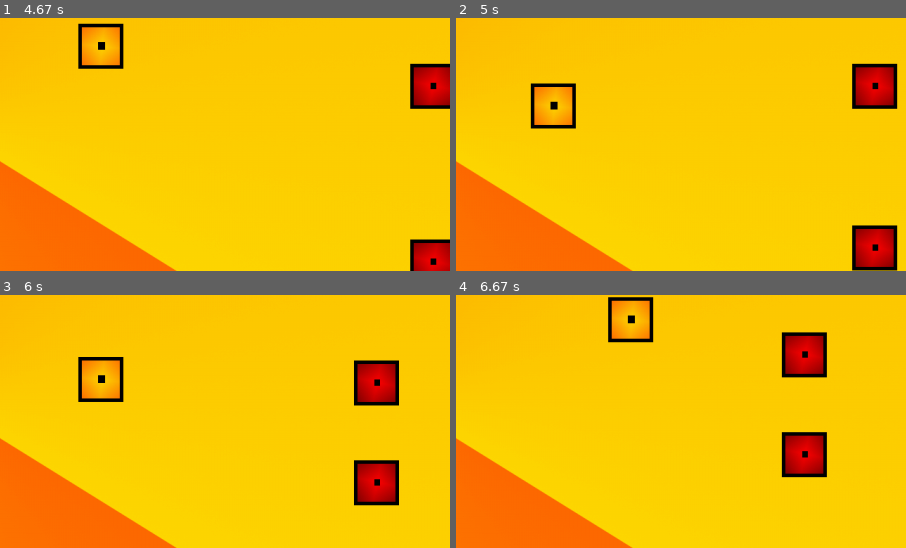
Above: before the commit, frames 1-4 (two rows, left to right).
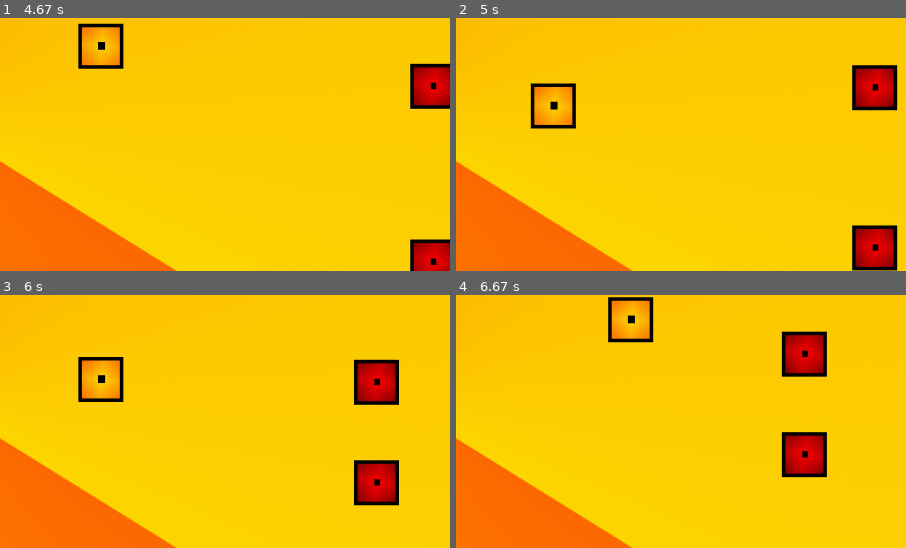
Above: after the commit, the same moments.

Repository: NastyaOu/simplepygame
Game: pygame game, started from game.py
The game is run twice, just before and just after one commit, with the same random seed, the same clock (stepped at 60 frames per second) and the same inputs.
Inputs:
- Up to frame 1 (4.67 s): hold W 0.33-0.8 s; hold Right 0.33-0.8 s; hold Right 0.83-1.3 s; hold W 1.33-1.63 s; hold Right 1.67-2.13 s; hold A 2.17-2.7 s; hold Down 2.73-3.03 s; hold A 3.07-3.47 s; hold Up 3.5-3.87 s; hold D 3.9-4.53 s; hold Down from 4.57 s (still down)
- Up to frame 2 (5 s): release Down at 4.93 s; hold A from 4.97 s (still down)
- Up to frame 3 (6 s): release A at 5.43 s; hold Right 5.47-5.93 s; hold W from 5.97 s (still down)
- Up to frame 4 (6.67 s): release W at 6.27 s; hold Right from 6.3 s (still down)
The pictures show only the part of the screen within x 25-75%, y 12-62%; the shares and areas given below are measured in that part.

Frame 1 is identical in both runs. In frame 2, 0.4% of the frame differs, in the area x 88-99%, y 17-37%; in frame 3, 0.2%; in frame 4, 0.2%.

Commit message:
разделение логики игрока и противника

Diff:
--- a/game.py
+++ b/game.py
@@ -4,14 +4,19 @@
 from pygame.locals import *
 
 
-class Person: #описание класса игрового объекта
-    def __init__(self, x, y, speed, image):
+class Person:  # описание класса игрового объекта
+    def __init__(self, x, y, speed):
         self.x = x
         self.y = y
         self.speed = speed
-        self.image = pygame.image.load(image)
 
-    def move(self): #метод преследования игрока
+
+class Enemy(Person):
+    def __init__(self, x, y, speed):
+        super().__init__(x, y, speed)
+        self.image = pygame.image.load('enemy.png')
+
+    def move(self):  # метод преследования игрока
         if self.x < player.x:
             self.x += self.speed
         elif self.x > player.x:
@@ -21,18 +26,35 @@
         elif self.y > player.y:
             self.y -= self.speed
 
-        #проверка окончания игры
+        # проверка окончания игры
         global gameovercheck
-        #проверка столкновения
+        # проверка столкновения
         if self.x <= player.x + 64 and self.x >= player.x and self.y >= player.y and self.y <= player.y + 64:
             gameovercheck = True
             screen.blit(gameover, (0, 0))
-        if self.x+64 <= player.x + 64 and self.x+64 >= player.x and self.y+64 >= player.y and self.y+64 <= player.y + 64:
+        if self.x + 64 <= player.x + 64 and self.x + 64 >= player.x and self.y + 64 >= player.y and self.y + 64 <= player.y + 64:
             gameovercheck = True
             screen.blit(gameover, (0, 0))
 
 
-pygame.init()   #инициализация игры, отрисовка окна
+class Player(Person):
+    def __init__(self, x, y, speed):
+        super().__init__(x, y, speed)
+        self.image = pygame.image.load('player.png')
+
+    def move(self):  # управление персонажем
+        keys_pressed = pygame.key.get_pressed()
+        if (keys_pressed[K_UP] or keys_pressed[K_w]) and self.y > 0:
+            self.y -= self.speed
+        if (keys_pressed[K_DOWN] or keys_pressed[K_s]) and self.y < 656:
+            self.y += self.speed
+        if (keys_pressed[K_RIGHT] or keys_pressed[K_d]) and self.x < 1216:
+            self.x += self.speed
+        if (keys_pressed[K_LEFT] or keys_pressed[K_a]) and self.x > 0:
+            self.x -= self.speed
+
+
+pygame.init()  # инициализация игры, отрисовка окна
 screen = pygame.display.set_mode((1280, 720), 0, 32)
 pygame.display.set_caption("First Python Game!")
 back = pygame.image.load('back.png')
@@ -40,20 +62,20 @@
 
 font = pygame.font.Font(None, 25)
 scorefont = pygame.font.Font(None, 60)
-score = 0   #количество очков
-gameovercheck = False #окончание игры
+score = 0  # количество очков
+gameovercheck = False  # окончание игры
 time0 = time.time()
 
 enemynum = 3
 lastadd = 0
 
-player = Person(100, 320, 5, 'player.png') #инициализация игрока
-allplayers = [player] #список игровых объектов
+player = Player(100, 320, 5)  # инициализация игрwaока
+allplayers = [player]  # список игровых объектов
 
 abouttext = font.render("GitHub: stepigor. Version 1.0.", True, (255, 255, 255))
 
 mainLoop = True
-while mainLoop: #игровой цикл
+while mainLoop:  # игровой цикл
 
     if gameovercheck == False:
 
@@ -62,60 +84,49 @@
                 enemy1
                 enemy2
             except:
-                #создание первых противников
-                enemy1 = Person(1000, 250, 1, 'enemy.png')
-                enemy2 = Person(1000, 500, 1, 'enemy.png')
+                # создание первых противников
+                enemy1 = Enemy(1000, 250, 1)
+                enemy2 = Enemy(1000, 500, 1)
                 allplayers.append(enemy1)
                 allplayers.append(enemy2)
 
-        if score > 14 and score % 15 == 0 and score != lastadd: #добавление противников каждые 30 очков
+        if score > 14 and score % 15 == 0 and score != lastadd:  # добавление противников каждые 30 очков
             try:
                 globals()['enemy' + str(enemynum)]
             except KeyError:
-                globals()['enemy' + str(enemynum)] = Person(random.randint(0,1200),random.randint(0,650),random.randint(1,2),'enemy.png');
+                globals()['enemy' + str(enemynum)] = Enemy(random.randint(0, 1200), random.randint(0, 650),
+                                                           random.randint(1, 2))
                 allplayers.append(globals()['enemy' + str(enemynum)])
                 enemynum += 1
                 lastadd = score
 
-        #вычисление количества очков
+        # вычисление количества очков
         time1 = time.time()
         score = int(time1 - time0)
         scoretext = scorefont.render(str(score), True, (255, 255, 255))
 
         screen.blit(back, (0, 0))
-        #отрисовка игровых объектов
-        for i, item in enumerate(allplayers):
+        # отрисовка игровых объектов
+        for item in allplayers:
             screen.blit(item.image, (item.x, item.y))
-            if i != 0:
-                item.move()
-
-        #управление персонажем
-        keys_pressed = pygame.key.get_pressed()
-        if (keys_pressed[K_UP] or keys_pressed[K_w]) and player.y > 0:
-            player.y -= player.speed
-        if (keys_pressed[K_DOWN] or keys_pressed[K_s]) and player.y < 656:
-            player.y += player.speed
-        if (keys_pressed[K_RIGHT] or keys_pressed[K_d]) and player.x < 1216:
-            player.x += player.speed
-        if (keys_pressed[K_LEFT] or keys_pressed[K_a]) and player.x > 0:
-            player.x -= player.speed
+            item.move()
 
         screen.blit(abouttext, (3, 695))
         screen.blit(scoretext, (1200, 15))
 
     else:
-        #отрисовка проигрыша
+        # отрисовка проигрыша
         screen.blit(gameover, (0, 0))
         screen.blit(scoretext, (122, 400))
 
         key_press = pygame.key.get_pressed()
-        #новая игра
+        # новая игра
         if key_press[K_RETURN]:
             time0 = time.time()
             time1 = time.time()
             score = 0
-            for i in range(1,enemynum):
-                del globals()['enemy'+str(i)]
+            for i in range(1, enemynum):
+                del globals()['enemy' + str(i)]
             lastadd = 0
             enemynum = 3
             allplayers = [player]
